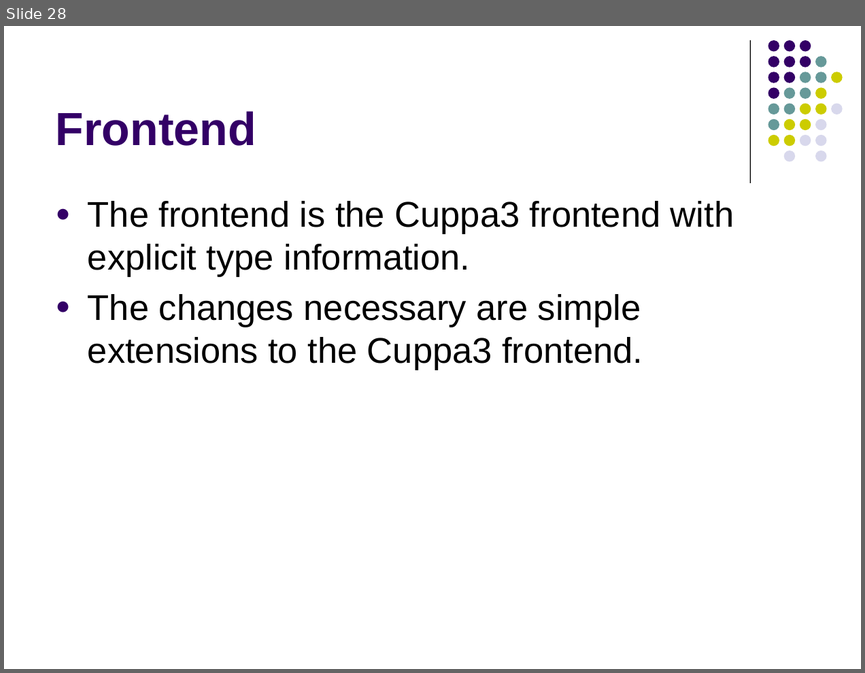
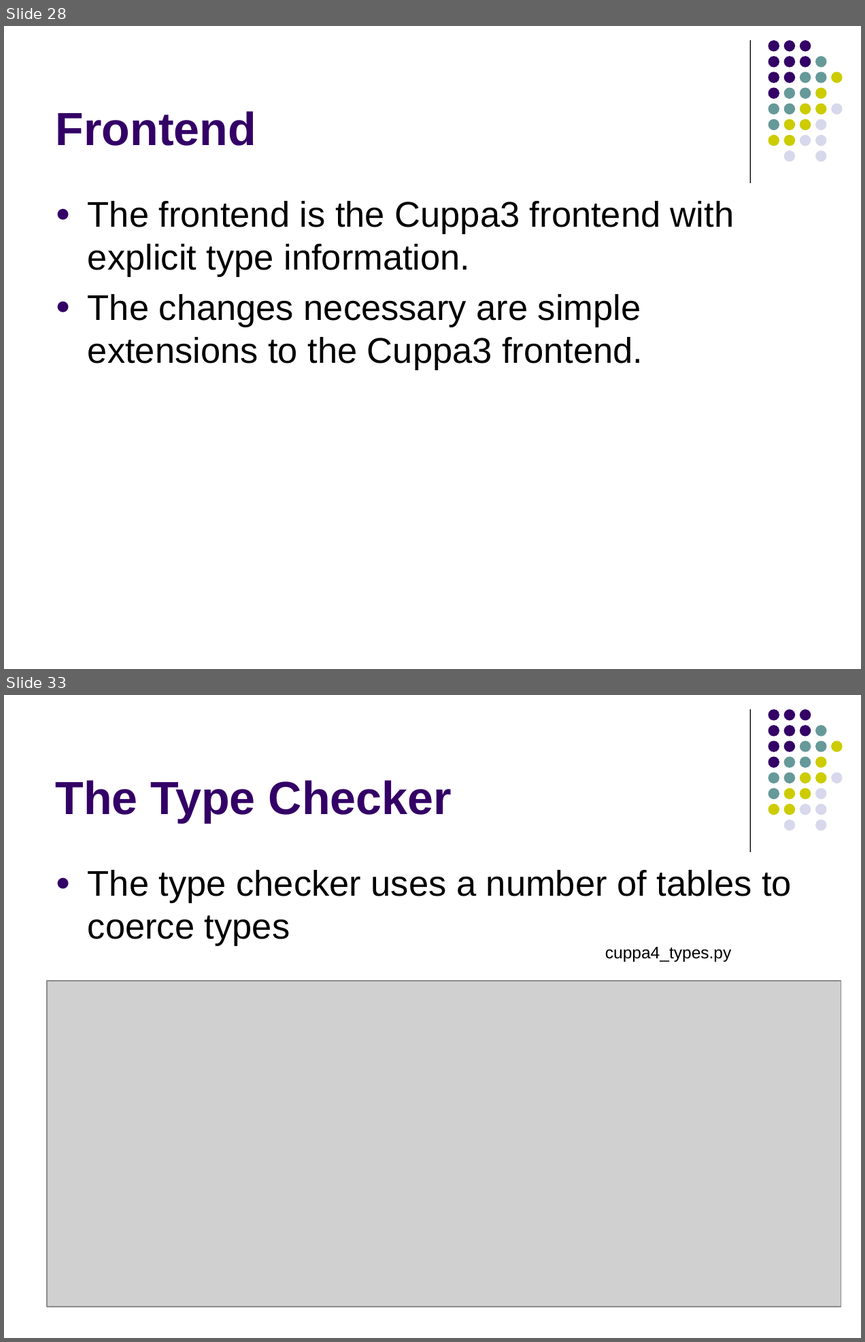
Before and after one commit to lutzhamel/CSC402, a slide deck: notes/csc402-ln018.pptx. Shown one above the other, each under a label of ours: slide 28 before the commit, slides 28 and 33 after it; the slides between them are not shown. The pictures are 865x673 and 865x1342 pixels, drawn with LibreOffice and Linux fonts; fonts in the diff are those of the drawing; grey boxes stand for pictures. Boxes give left, top, right and bottom in pixels: in the first picture for what was removed or moved away, otherwise in the second. Text is boxed around its words. In the diff, an @@ line names an element or a change of style, - is before the commit and + after.

```diff
--- a/notes/csc402-ln018.pptx
+++ b/notes/csc402-ln018.pptx
@@ slide 33 added at bbox=[4, 695, 861, 1338], background #FFFFFF; not listed: 32 template elements that a slide beside it also shows @@
@@ title added at bbox=[56, 780, 451, 823], 39 pt, text #330066, bold @@
+The Type Checker
@@ text added at bbox=[88, 870, 791, 946], 30 pt, text #000000 @@
+● The type checker uses a number of tables to coerce types
@@ text added at bbox=[605, 947, 732, 962], 14 pt, text #000000 @@
+cuppa4_types.py
@@ picture added at bbox=[47, 981, 841, 1306] @@
```
Also in this commit, not shown: 2 slides changed, 13 other slides added, 4 slides removed, 2 other files.
